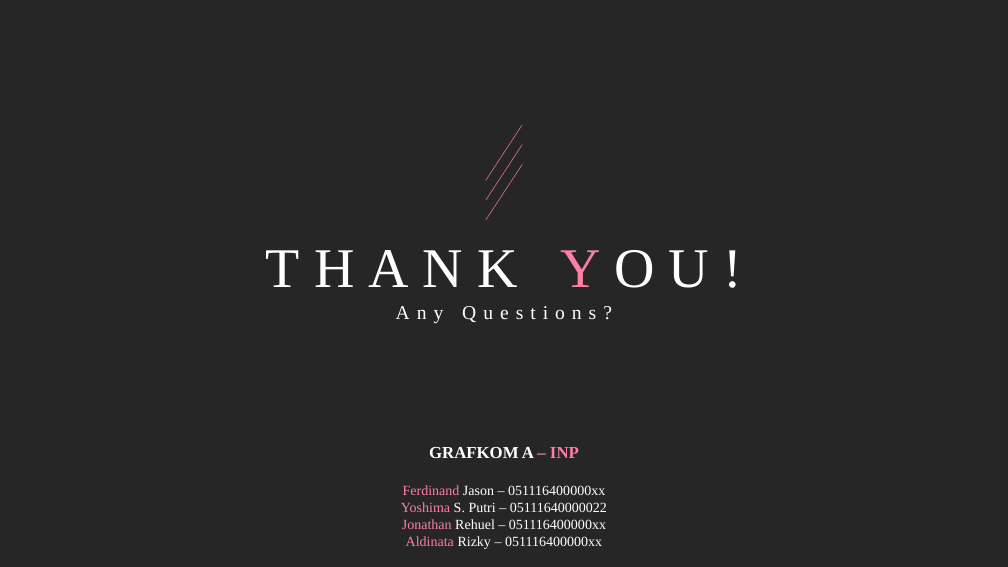
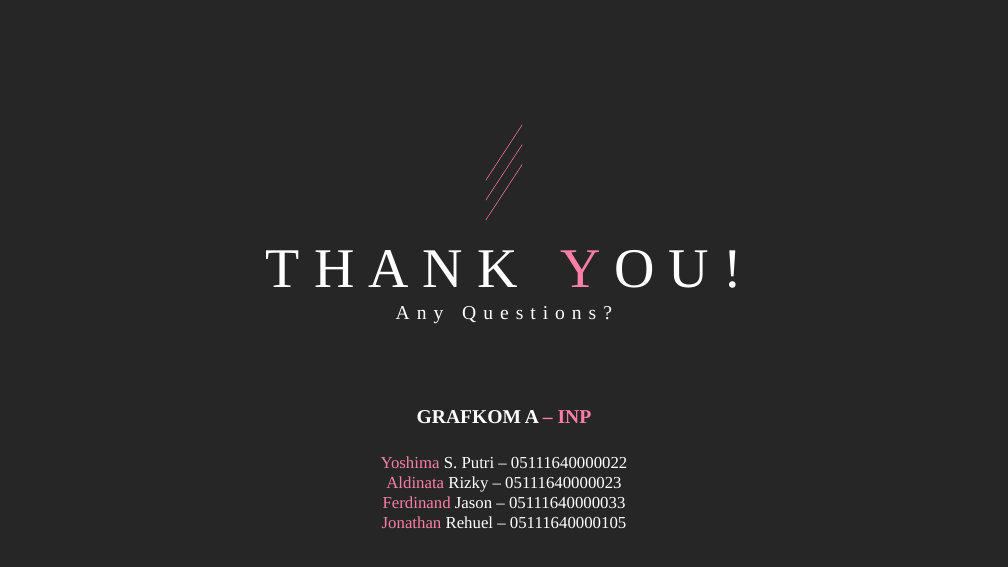
Before and after one commit to Grafkom-A-IF-ITS-2018/presentasi-three-js-inp, a slide deck: slide 6 of Working with the Different Light Sources Avaiable.pptx. Drawn at 1008x567 pixels with LibreOffice and Linux fonts; fonts in the diff are those of the drawing. Boxes give left, top, right and bottom in pixels: in the first picture for what was removed or moved away, otherwise in the second. Text is boxed around its words. In the diff, an @@ line names an element or a change of style, - is before the commit and + after.

```diff
--- a/Working with the Different Light Sources Avaiable.pptx
+++ b/Working with the Different Light Sources Avaiable.pptx
@@ text "GRAFKOM A – INP": place and size @@
-text "GRAFKOM A – INP" at bbox=[401, 447, 607, 549]
+text "GRAFKOM A – INP" at bbox=[381, 410, 627, 528]
@@ text at bbox=[381, 410, 627, 468]: size 24 to 28 pt in "GRAFKOM A – INP"; size 20 to 24 pt in "Yoshima S. Putri – 05111640000022" @@
@@ text at bbox=[382, 476, 626, 528]: text changed; size 20 to 24 pt @@
-Jonathan Rehuel – 051116400000xx
-Aldinata Rizky – 051116400000xx
+Aldinata Rizky – 05111640000023
+Ferdinand Jason – 05111640000033
+Jonathan Rehuel – 05111640000105
@@ text at bbox=[403, 485, 605, 495]: paragraph removed @@
-Ferdinand Jason – 051116400000xx
```
Also in this commit, not shown: 2 other slides changed.
